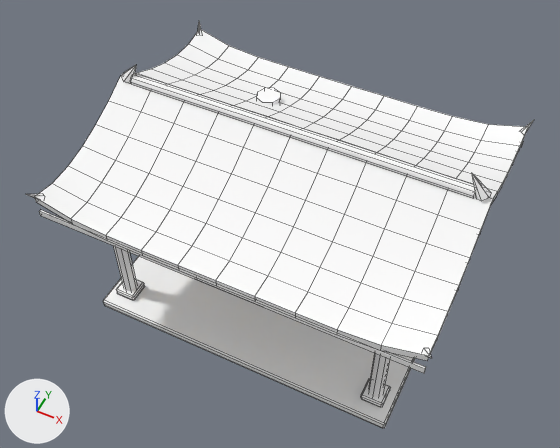
One commit to the Blender file art/env/smithy.blend: the scene before it, then after it.
Camera for both pictures: a 50 mm lens placed at (4.53, -9.54, 13.53), pointed at (-0.07, -0.36, 2.04). Lighting does not change. The marker at lower left points along +X, +Y and +Z. The picture after the commit comes second. Mesh edges are drawn as thin lines. Objects named as collision shapes, trigger or cutter boxes, shadow casters or lower levels of detail are left out.

The first picture shows 'Smithy'.
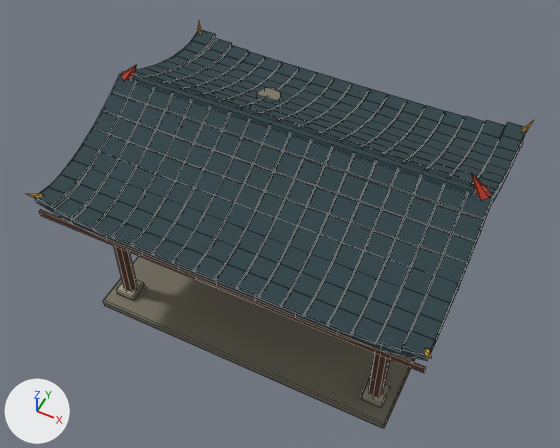
Changed parts and their boxes (x1, y1, x2, y2) in the pictures (560 x 448 px):
'Smithy', recoloured, reshaped: (26, 22, 534, 428) in both
part 1 of me_smithy, added: after (35, 30, 524, 359)
part 2 of me_smithy, recoloured: (26, 22, 534, 428) in both

Patch to the scene script:
```diff
--- a/art/env/smithy.blend.py
+++ b/art/env/smithy.blend.py
@@ mat_vk_vcol @@
 n0 = _N.new('ShaderNodeBsdfPrincipled'); n0.name = 'Principled BSDF'
-n0.inputs[0].default_value = (1.0, 1.0, 1.0, 1.0)  # 'Base Color', white #ffffff
 n0.inputs[2].default_value = 0.9  # 'Roughness'
 n1 = _N.new('ShaderNodeOutputMaterial'); n1.name = 'Material Output'
+n2 = _N.new('ShaderNodeVertexColor'); n2.name = 'Color Attribute'
+n2.layer_name = 'Color'
 _L.new(n0.outputs[0], n1.inputs[0])  # 'BSDF' to 'Surface'
+_L.new(n2.outputs[0], n0.inputs[0])  # 'Color' to 'Base Color'
@@ me_smithy @@
 # used by ob_smithy; location = (0.0, 0.0, 0.0)
-me_smithy.from_pydata(...)  # 700 vertices, 642 faces; spans x -3.77..3.77, y -3.01..3.01, z 0.0..4.6
+me_smithy.from_pydata(...)  # 3004 vertices, 2370 faces; spans x -3.77..3.77, y -3.01..3.01, z 0.0..4.6
+# me_smithy part 1: 2304 vertices added at x -3.69..3.69, y -2.91..2.91, z 3.2..4.27
+# me_smithy part 2: 636 kept faces spanning x -3.77..3.77, y -3.01..3.01, z 0.0..4.6 get new vertex colours
+# me_smithy part 3: the surface is now shaded flat
 me_smithy.materials.append(mat_vk_vcol)
```
